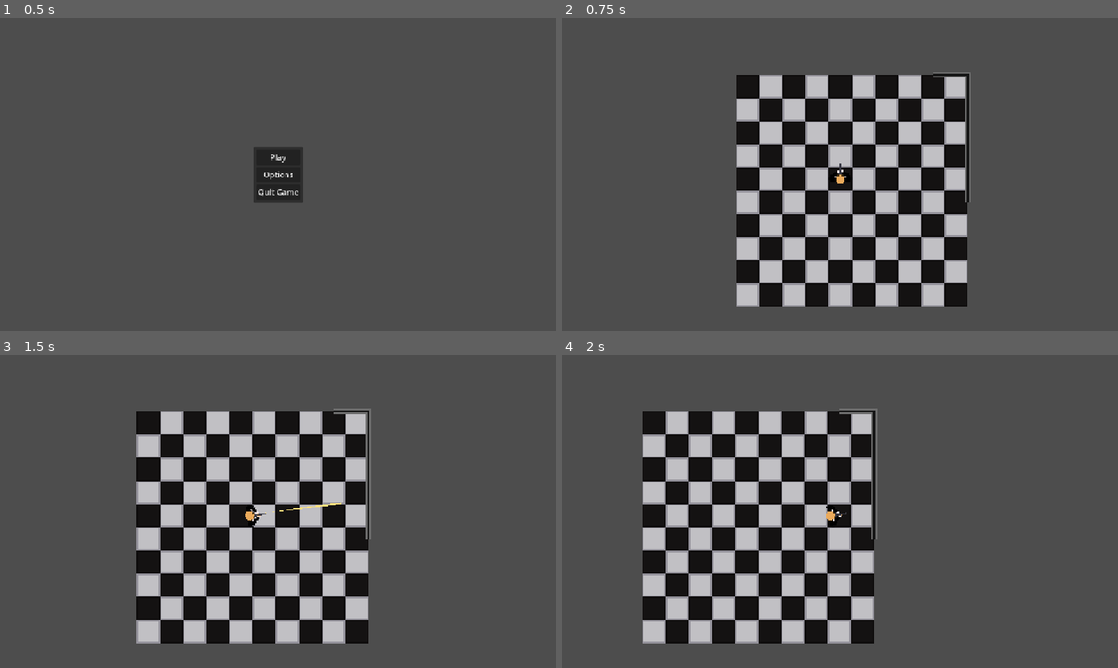
Above: before the commit, frames 1-4 (two rows, left to right).
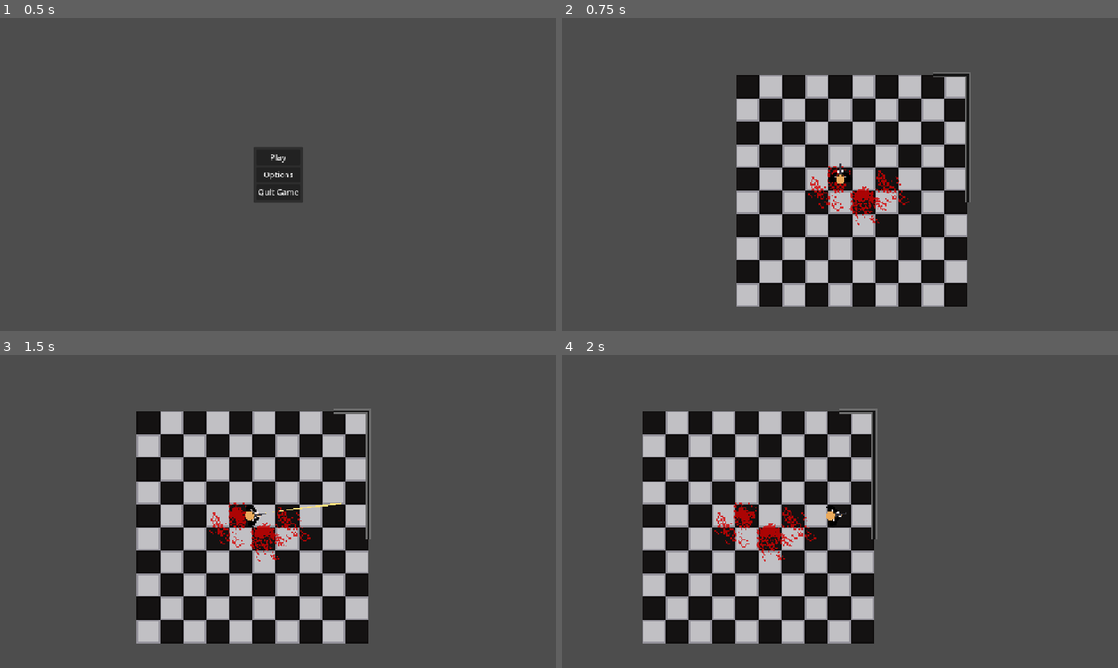
Above: after the commit, the same moments.

Repository: sparkworm/STATE
Game: Godot game, scene res://scenes/game.tscn
Two runs of this game, one before a commit and one after it. Both use one fixed random seed, a clock stepped at 60 frames per second and the inputs below.
Inputs (mouse positions are in pixels of both pictures, inside the frame that each line leads up to):
- Up to frame 1 (0.5 s): no input
- Up to frame 2 (0.75 s): click "Play" at 0.5 s
- Up to frame 3 (1.5 s): tap Enter at 1.25 s; move the mouse to (400, 495) at 1.27 s; hold D (move_right) from 1.28 s (still down); click (400, 495) at 1.35 s
- Up to frame 4 (2 s): keep holding D (move_right)

Frame 1 is identical in both runs. In frame 2, 0.6% of the frame differs, in the area x 44-63%, y 47-67%; in frame 3, 0.7%; in frame 4, 0.7%, in the area x 27-46%, y 47-66%.

Commit message:
Added blood decals

Diff:
--- /dev/null
+++ b/scenes/effects/blood_decal.tscn
@@ -0,0 +1,7 @@
+[gd_scene load_steps=2 format=3 uid="uid://tih2ouwvuyvd"]
+
+[ext_resource type="Texture2D" uid="uid://chvh6n2jk7qbb" path="res://textures/vfx/decals_sheet.png" id="1_02nqv"]
+
+[node name="BloodDecal" type="Sprite2D"]
+texture = ExtResource("1_02nqv")
+hframes = 10
--- a/scenes/levels/test_level.tscn
+++ b/scenes/levels/test_level.tscn
@@ -1,6 +1,7 @@
-[gd_scene load_steps=2 format=4 uid="uid://dpv7q5qho85yi"]
+[gd_scene load_steps=3 format=4 uid="uid://dpv7q5qho85yi"]
 
 [ext_resource type="PackedScene" uid="uid://sxyrpr61lxuf" path="res://scenes/parent/level.tscn" id="1_jbqir"]
+[ext_resource type="PackedScene" uid="uid://tih2ouwvuyvd" path="res://scenes/effects/blood_decal.tscn" id="2_yautc"]
 
 [node name="TestLevel" instance=ExtResource("1_jbqir")]
 
@@ -9,3 +10,20 @@
 
 [node name="WallTiles" parent="." index="1"]
 tile_map_data = PackedByteArray("AAAFAPz/AAANAAAAAAAFAPv/AAAOAAEAAAAEAPv/AAAOAAAAAAAFAP3/AAANAAAAAAAFAP7/AAANAAAAAAAFAP//AAANAAAAAAAFAAAAAAANAAAAAAA=")
+
+[node name="BloodLayer" type="Node2D" parent="Decals" index="0"]
+modulate = Color(0.835718, 1.8049e-06, 1.92523e-07, 0.784314)
+
+[node name="BloodDecal" parent="Decals/BloodLayer" index="0" instance=ExtResource("2_yautc")]
+frame = 1
+
+[node name="BloodDecal2" parent="Decals/BloodLayer" index="1" instance=ExtResource("2_yautc")]
+position = Vector2(34, 7)
+
+[node name="BloodDecal3" parent="Decals/BloodLayer" index="2" instance=ExtResource("2_yautc")]
+position = Vector2(19, 16)
+rotation = -0.56174
+frame = 3
+
+[node name="BloodDecal4" parent="Decals/BloodLayer" index="3" instance=ExtResource("2_yautc")]
+position = Vector2(-12, 11)
--- a/scenes/parent/level.tscn
+++ b/scenes/parent/level.tscn
@@ -22,6 +22,9 @@
 
 [node name="Decals" type="Node2D" parent="." index="4"]
 
+[node name="BloodLayer" type="Node2D" parent="Decals" index="0"]
+modulate = Color(0.835718, 1.8049e-06, 1.92523e-07, 0.784314)
+
 [node name="Effects" type="Node2D" parent="." index="5"]
 
 [node name="Characters" type="Node2D" parent="." index="6"]
Binary file added: textures/vfx/decals_sheet.png
Not shown, added: textures/vfx/decals_sheet.png.import
Not shown, changed: textures/STATE_sketchpad.pxo
Not shown, added: textures/pxo/decals_sheet.pxo
